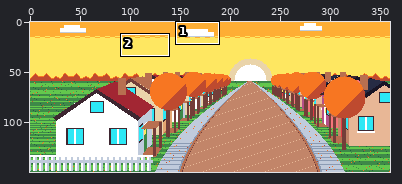
Pixel-art file -- art/backdrops/backdrop-the-long-way-home.aseprite. Above, an overview of the earlier version with the close-up marked.
Close-up. The starting point:
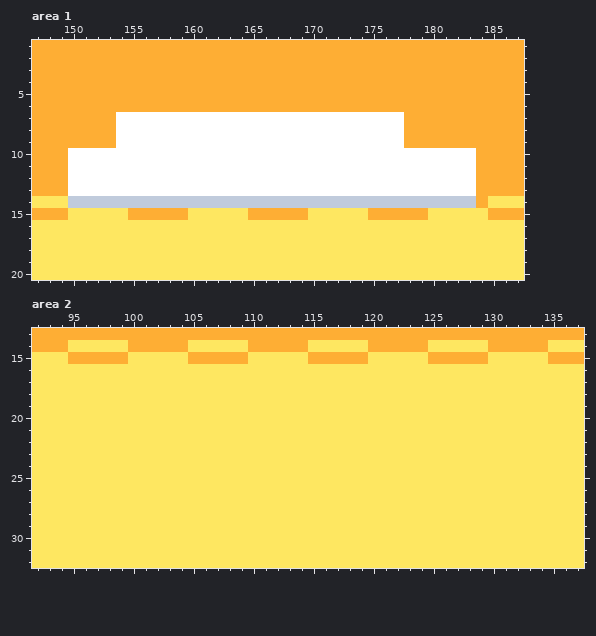
360x150 pixels, 1 frame. Shown: area 1: x 147..187, y 1..20; area 2: x 92..137, y 13..32. The commit also changed other parts of the picture, which this record leaves out.
The same view after the edit:
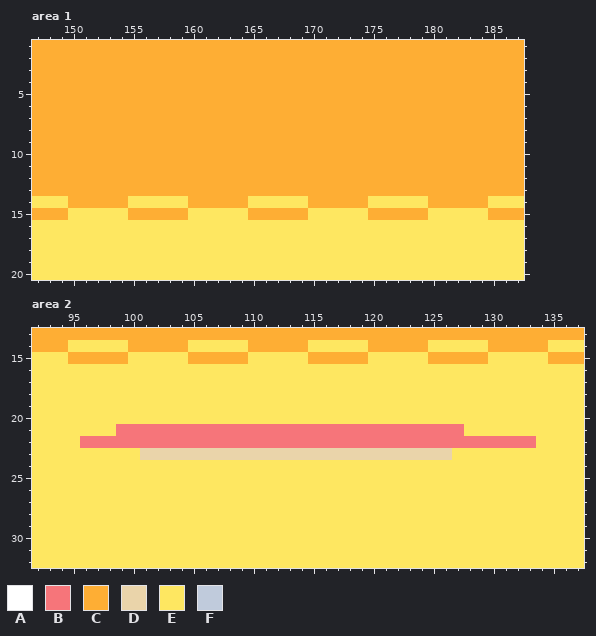
Palette (. is transparent): A #ffffff  B #f6757a  C #feae34  D #ead4aa  E #fee761  F #c0cbdc
Changes in this commit:
--- area 1
@@ x 147..187 @@
  6 CCCCCCCCCCCCCCCCCCCCCCCCCCCCCCCCCCCCCCCCC
- 7 CCCCCCCAAAAAAAAAAAAAAAAAAAAAAAACCCCCCCCCC
- 8 CCCCCCCAAAAAAAAAAAAAAAAAAAAAAAACCCCCCCCCC
- 9 CCCCCCCAAAAAAAAAAAAAAAAAAAAAAAACCCCCCCCCC
-10 CCCAAAAAAAAAAAAAAAAAAAAAAAAAAAAAAAAAACCCC
-11 CCCAAAAAAAAAAAAAAAAAAAAAAAAAAAAAAAAAACCCC
-12 CCCAAAAAAAAAAAAAAAAAAAAAAAAAAAAAAAAAACCCC
-13 CCCAAAAAAAAAAAAAAAAAAAAAAAAAAAAAAAAAACCCC
-14 EEEFFFFFFFFFFFFFFFFFFFFFFFFFFFFFFFFFFCEEE
+ 7 CCCCCCCCCCCCCCCCCCCCCCCCCCCCCCCCCCCCCCCCC
+ 8 CCCCCCCCCCCCCCCCCCCCCCCCCCCCCCCCCCCCCCCCC
+ 9 CCCCCCCCCCCCCCCCCCCCCCCCCCCCCCCCCCCCCCCCC
+10 CCCCCCCCCCCCCCCCCCCCCCCCCCCCCCCCCCCCCCCCC
+11 CCCCCCCCCCCCCCCCCCCCCCCCCCCCCCCCCCCCCCCCC
+12 CCCCCCCCCCCCCCCCCCCCCCCCCCCCCCCCCCCCCCCCC
+13 CCCCCCCCCCCCCCCCCCCCCCCCCCCCCCCCCCCCCCCCC
+14 EEECCCCCEEEEECCCCCEEEEECCCCCEEEEECCCCCEEE
 15 CCCEEEEECCCCCEEEEECCCCCEEEEECCCCCEEEEECCC
--- area 2
@@ x 92..137 @@
 20 EEEEEEEEEEEEEEEEEEEEEEEEEEEEEEEEEEEEEEEEEEEEEE
-21 EEEEEEEEEEEEEEEEEEEEEEEEEEEEEEEEEEEEEEEEEEEEEE
-22 EEEEEEEEEEEEEEEEEEEEEEEEEEEEEEEEEEEEEEEEEEEEEE
-23 EEEEEEEEEEEEEEEEEEEEEEEEEEEEEEEEEEEEEEEEEEEEEE
+21 EEEEEEEBBBBBBBBBBBBBBBBBBBBBBBBBBBBBEEEEEEEEEE
+22 EEEEBBBBBBBBBBBBBBBBBBBBBBBBBBBBBBBBBBBBBBEEEE
+23 EEEEEEEEEDDDDDDDDDDDDDDDDDDDDDDDDDDEEEEEEEEEEE
 24 EEEEEEEEEEEEEEEEEEEEEEEEEEEEEEEEEEEEEEEEEEEEEE
Pixel boxes of the changes (left, top, right, bottom) in both close-ups:
changed: (68, 112, 476, 208)
changed: (80, 424, 536, 460)
